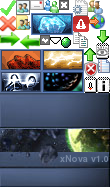
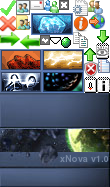
Comparing the layer stacks of the two 110 × 187 images. Changes:
added layer "Get-Info-B-icon.png" above "UP.png" over (73, 16, 89, 32)
hid "i.png" over (73, 16, 89, 32)
